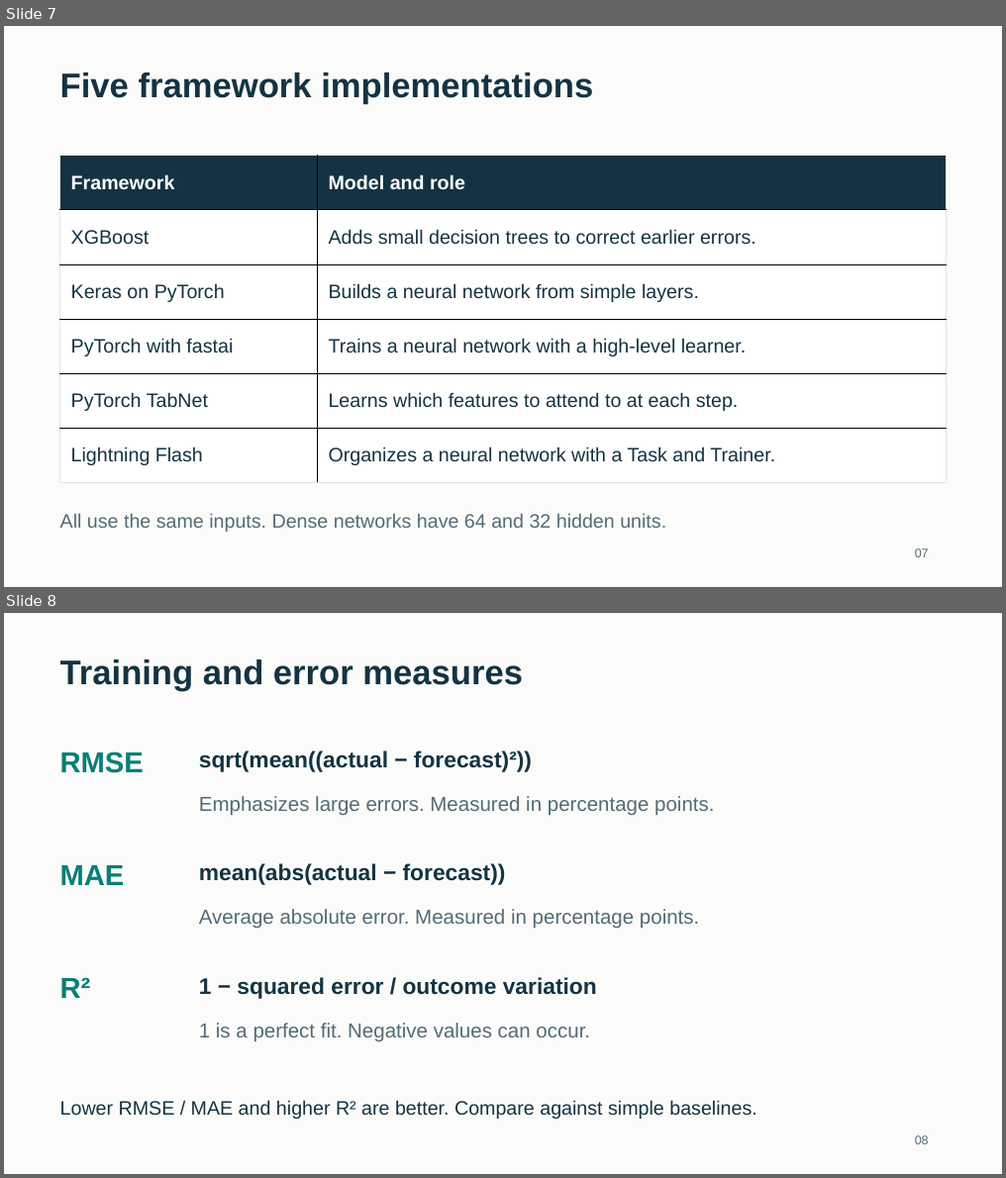
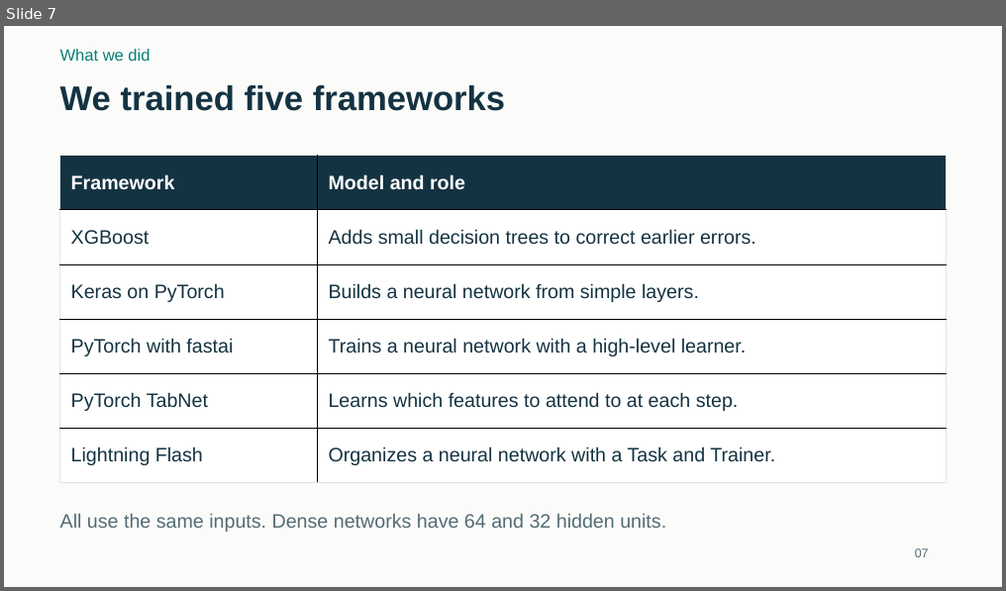
Before and after one commit to Darshansg76/Team12-Nifty-Commodities-Return-Prediction, a slide deck: deliverables/Team_12_Presentation.pptx. Shown one above the other, each under a label of ours: slides 7 and 8 before the commit, slide 7 after it. The pictures are 1006x1178 and 1006x591 pixels, drawn with LibreOffice and Linux fonts; fonts in the diff are those of the drawing. Boxes give left, top, right and bottom in pixels: in the first picture for what was removed or moved away, otherwise in the second. Text is boxed around its words. In the diff, an @@ line names an element or a change of style, - is before the commit and + after.

```diff
--- a/deliverables/Team_12_Presentation.pptx
+++ b/deliverables/Team_12_Presentation.pptx
@@ slide 8 removed at <box>4,613,1002,1174</box>, background #FBFCFA @@
@@ text removed at <box>60,660,523,691</box> @@
-Training and error measures
@@ text removed at <box>60,752,144,773</box> @@
-RMSE
@@ text removed at <box>199,751,532,772</box> @@
-sqrt(mean((actual − forecast)²))
@@ text removed at <box>199,796,714,816</box> @@
-Emphasizes large errors. Measured in percentage points.
@@ text removed at <box>60,865,125,885</box> @@
-MAE
@@ text removed at <box>199,863,506,885</box> @@
-mean(abs(actual − forecast))
@@ text removed at <box>199,909,699,929</box> @@
-Average absolute error. Measured in percentage points.
@@ text removed at <box>60,977,91,998</box> @@
-R²
@@ text removed at <box>199,977,597,998</box> @@
-1 − squared error / outcome variation
@@ text removed at <box>199,1023,590,1043</box> @@
-1 is a perfect fit. Negative values can occur.
@@ text removed at <box>60,1100,756,1119</box> @@
-Lower RMSE / MAE and higher R² are better. Compare against simple baselines.
@@ text removed at <box>915,1136,929,1145</box> @@
-08
@@ slide 7 changed as well @@
@@ text added at <box>60,49,150,61</box>, 15.8 pt, text #087F78 @@
+What we did
@@ text at <box>60,85,505,111</box>: text changed @@
-Five framework implementations
+We trained five frameworks
```
Also in this commit, not shown: 12 other slides changed, 3 slides added, 2 other slides removed, 5 other files.
